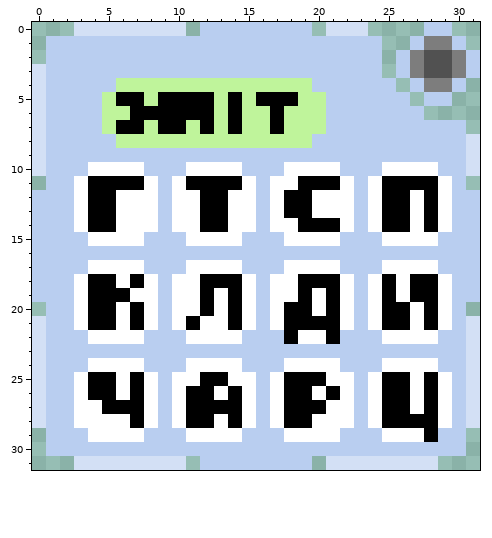
Pixel-art sprite -- Extra Icons/Translated/Adjacent Letters RU.png. The picture above is the old version.
The file is 32x32 pixels.
After:
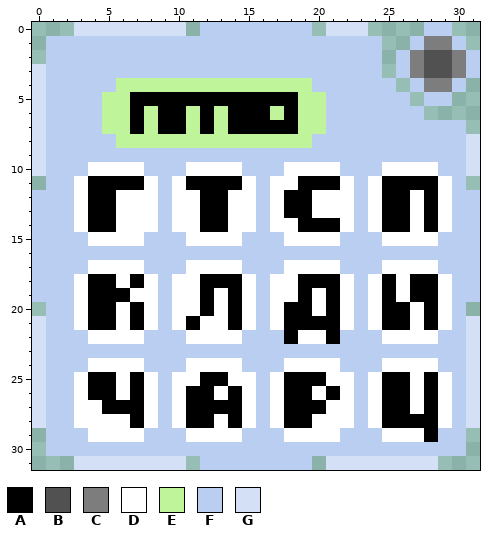
Palette (. is transparent): A #000000  B #515151  C #7d7d7d  D #ffffff  E #bff49b  F #b9cef0  G #d3e0f5
Changes in this commit:
Changed rows in their new state; - is an unchanged pixel.
first column x 6:
 5 E-A----A-A---
 6 --E--E---AAEA
 7 E--------AA-A
Changed places in both pictures, as pixel boxes (x1, y1, x2, y2):
changed: (116, 92, 298, 134)
